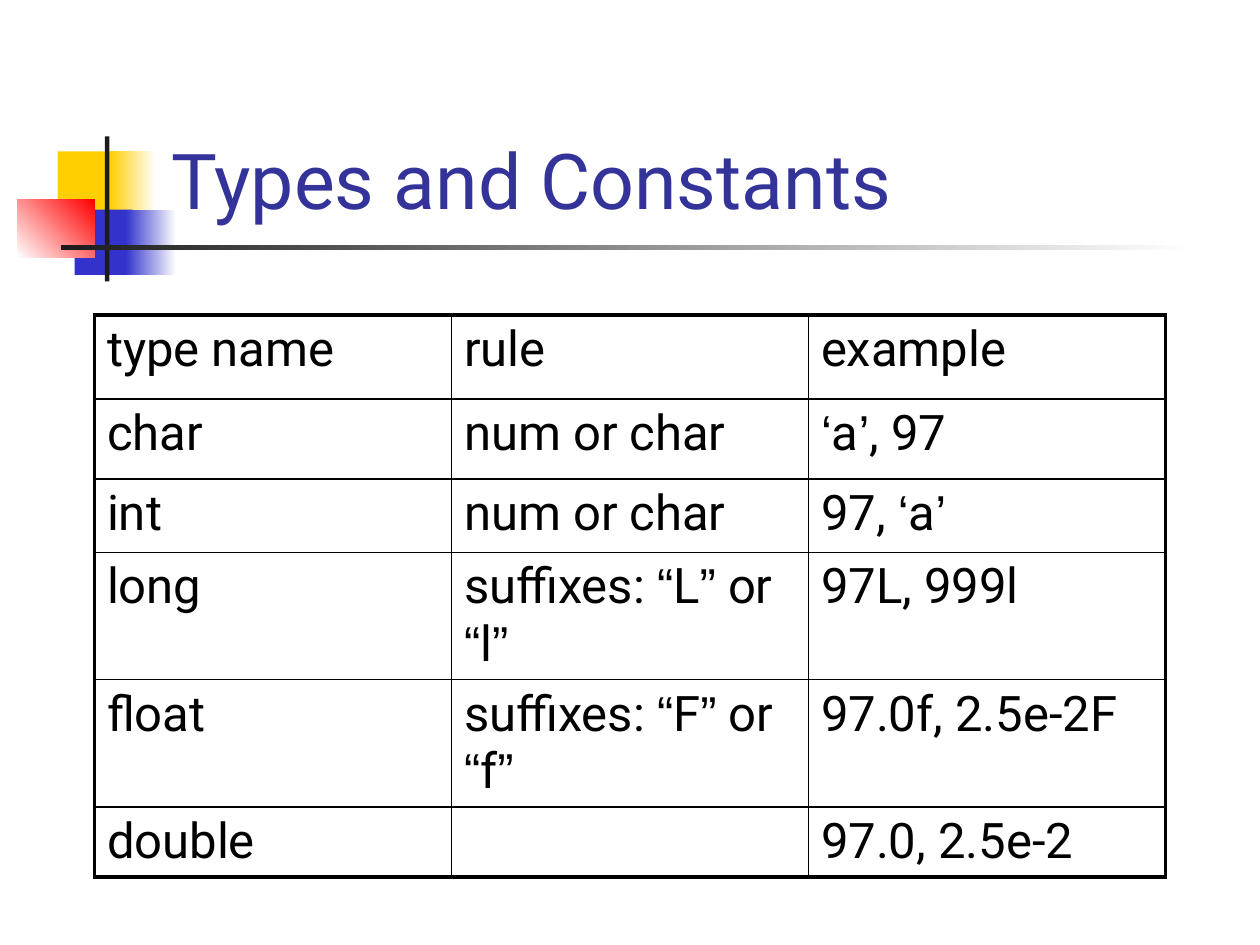
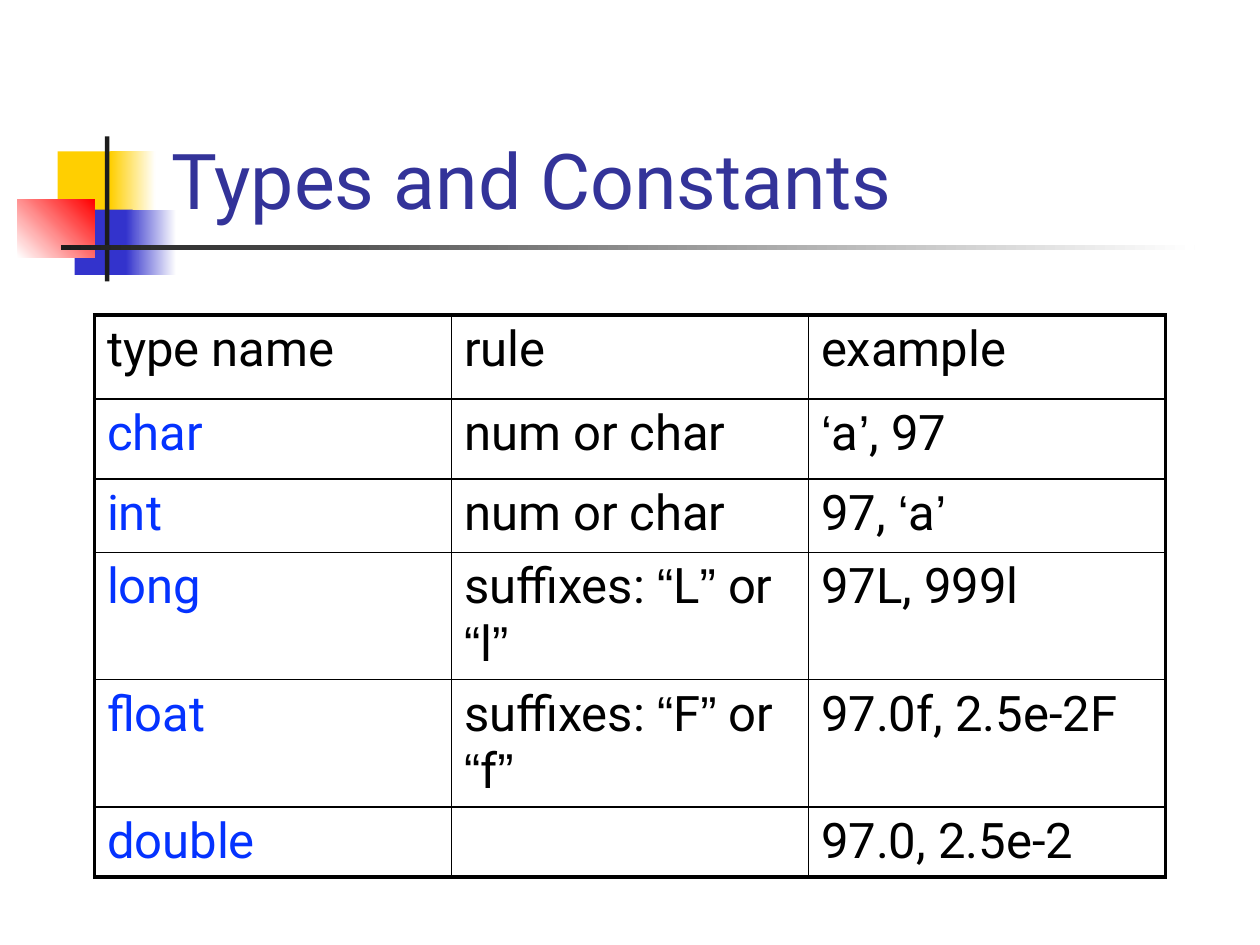
Before and after one commit to csslab-ustc/csslab-ustc.github.io, a slide deck: slide 4 of courses/sysprog/slides/lec03-exp.pptx. Drawn at 1260x945 pixels with LibreOffice and Linux fonts; fonts in the diff are those of the drawing. Boxes give left, top, right and bottom in pixels: in the first picture for what was removed or moved away, otherwise in the second. Text is boxed around its words. In the diff, an @@ line names an element or a change of style, - is before the commit and + after.

```diff
--- a/courses/sysprog/slides/lec03-exp.pptx
+++ b/courses/sysprog/slides/lec03-exp.pptx
@@ table at bbox=[94, 315, 1164, 885] @@
@@ text colour #000000 to #0432FF in "char", "int", "long", "float" and 1 more places @@
```
Also in this commit, not shown: 11 other slides changed, 2 other files.
